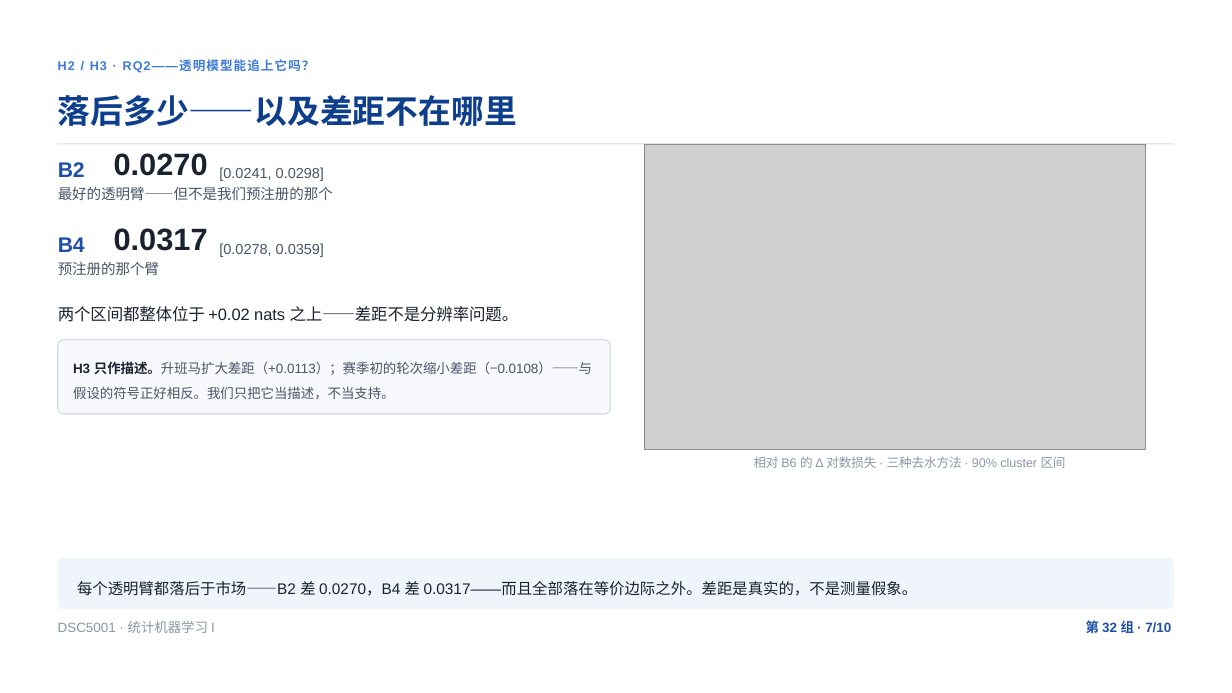
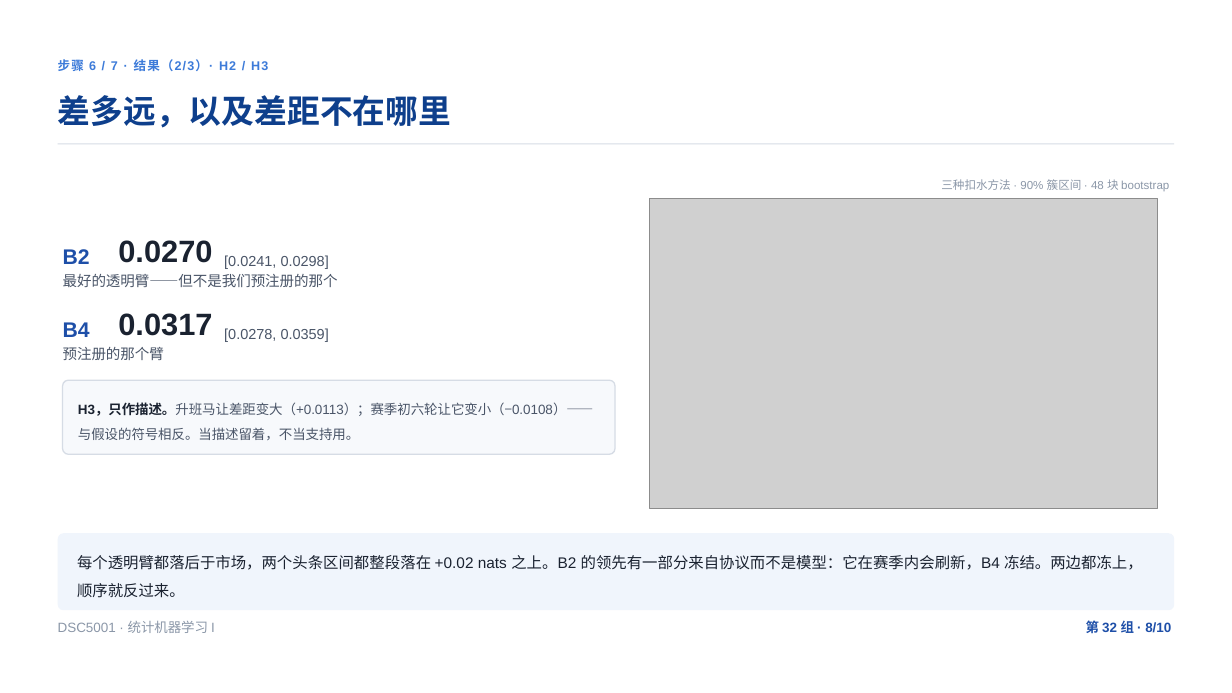
Before and after one commit to XHH-Coco/Football-Calibration, a slide deck: slide 8 of products/slides/Market-Audit/Market-Audit-CN.pptx (slide 7 before the commit). Drawn at 1232x693 pixels with LibreOffice and Linux fonts; fonts in the diff are those of the drawing; grey boxes stand for pictures. Boxes give left, top, right and bottom in pixels: in the first picture for what was removed or moved away, otherwise in the second. Text is boxed around its words. In the diff, an @@ line names an element or a change of style, - is before the commit and + after.

```diff
--- a/products/slides/Market-Audit/Market-Audit-CN.pptx
+++ b/products/slides/Market-Audit/Market-Audit-CN.pptx
@@ text at <box>58,59,268,73</box>: text changed @@
-H2 / H3 · RQ2——透明模型能追上它吗？
+步骤 6 / 7 · 结果（2/3）· H2 / H3
@@ text at <box>58,95,451,128</box>: text changed @@
-落后多少——以及差距不在哪里
+差多远，以及差距不在哪里
@@ text added at <box>941,179,1169,191</box>, 9 pt, text #8B97A8 @@
+三种扣水方法 · 90% 簇区间 · 48 块 bootstrap
@@ picture: place and size @@
-picture at <box>645,144,1146,449</box>
+picture at <box>650,199,1158,508</box>
@@ 5 texts: place and size @@
-5 texts at <box>58,167,324,275</box>
+5 texts at <box>63,255,329,360</box>
@@ 3 texts: place and size @@
-3 texts at <box>58,153,333,200</box>
+3 texts at <box>63,240,338,287</box>
@@ text removed at <box>58,306,519,322</box> @@
-两个区间都整体位于 +0.02 nats 之上——差距不是分辨率问题。
@@ rounded rectangle: place and size @@
-rounded rectangle at <box>57,340,610,414</box>
+rounded rectangle at <box>63,380,616,454</box>
@@ text at <box>78,403,593,440</box>: text changed @@
-H3 只作描述。升班马扩大差距（+0.0113）；赛季初的轮次缩小差距（−0.0108）——与假设的符号正好相反。我们只把它当描述，不当支持。
+H3，只作描述。升班马让差距变大（+0.0113）；赛季初六轮让它变小（−0.0108）——与假设的符号相反。当描述留着，不当支持用。
@@ text removed at <box>754,456,1066,468</box> @@
-相对 B6 的 Δ 对数损失 · 三种去水方法 · 90% cluster 区间
@@ rounded rectangle: place and size @@
-rounded rectangle at <box>57,558,1174,609</box>
+rounded rectangle at <box>57,533,1174,610</box>
@@ rounded rectangle at <box>57,533,1174,610</box>: proportions changed @@
@@ text at <box>77,555,1143,598</box>: text changed @@
-每个透明臂都落后于市场——B2 差 0.0270，B4 差 0.0317——而且全部落在等价边际之外。差距是真实的，不是测量假象。
+每个透明臂都落后于市场，两个头条区间都整段落在 +0.02 nats 之上。B2 的领先有一部分来自协议而不是模型：它在赛季内会刷新，B4 冻结。两边都冻上，顺序就反过来。
@@ text at <box>1086,618,1171,636</box>: text changed @@
-第 32 组 · 7/10
+第 32 组 · 8/10
```
Also in this commit, not shown: 7 other slides changed, 1 slide added, 1 slide removed, 48 other files.
